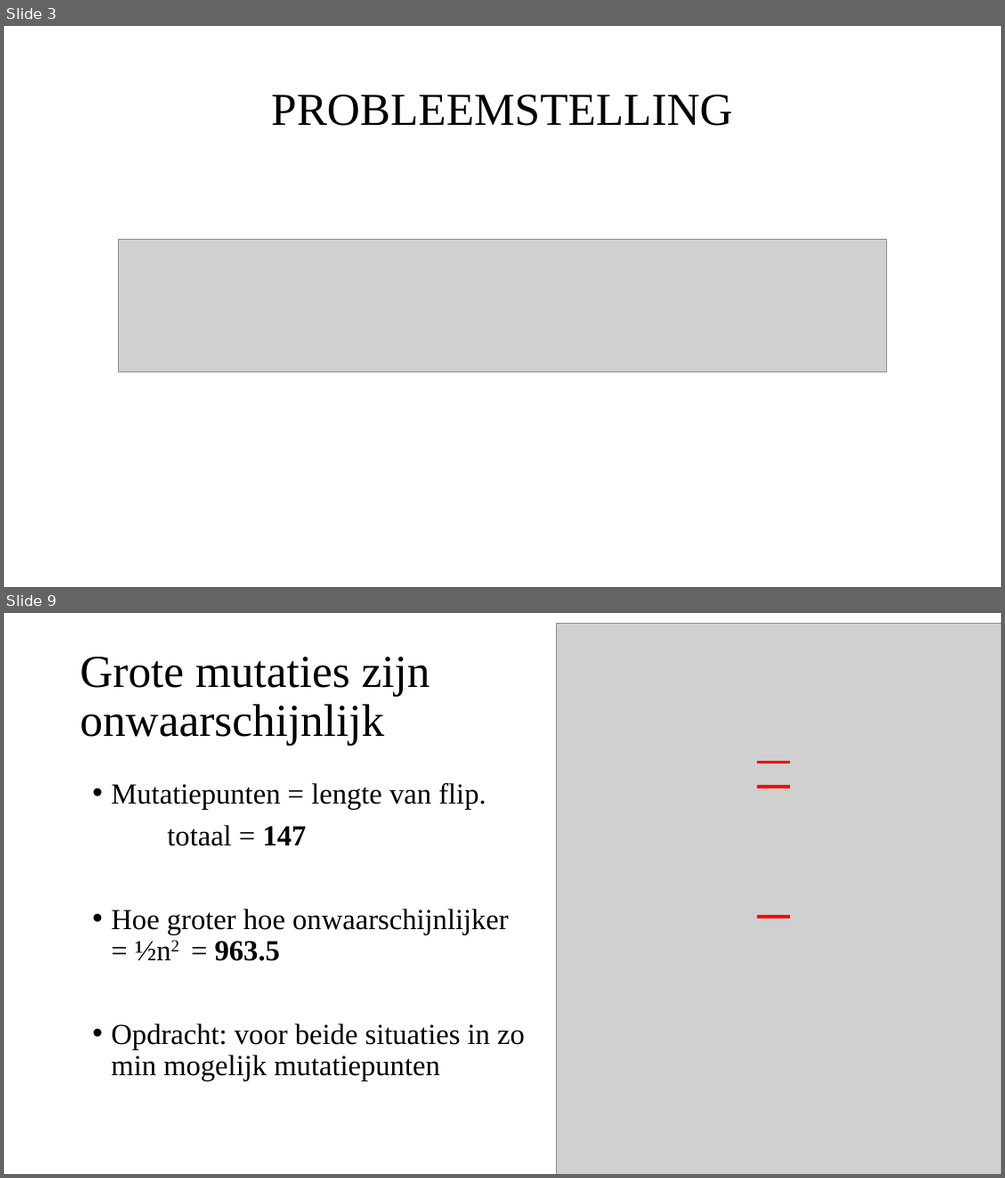
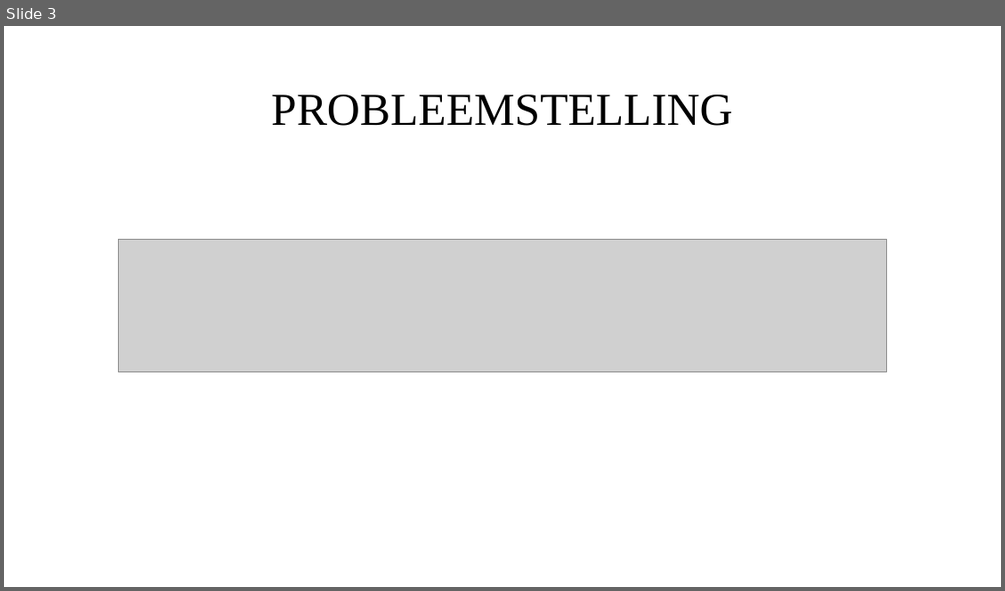
Before and after one commit to Leanderrr/fruitvliegen, a slide deck: verslaglegging en presentaties/Powerpont 1.pptx. Shown one above the other, each under a label of ours: slides 3 and 9 before the commit, slide 3 after it; the slides between them are not shown. The pictures are 1005x1178 and 1005x591 pixels, drawn with LibreOffice and Linux fonts; fonts in the diff are those of the drawing; grey boxes stand for pictures. Boxes give left, top, right and bottom in pixels: in the first picture for what was removed or moved away, otherwise in the second. Text is boxed around its words. In the diff, an @@ line names an element or a change of style, - is before the commit and + after.

```diff
--- a/verslaglegging en presentaties/Powerpont 1.pptx
+++ b/verslaglegging en presentaties/Powerpont 1.pptx
@@ slide 9 removed at bbox=[4, 613, 1001, 1174], background #FFFFFF @@
@@ picture removed at bbox=[557, 624, 1001, 1174] @@
@@ title removed at bbox=[80, 657, 430, 746] @@
-Grote mutaties zijn onwaarschijnlijk
@@ line removed from (790, 763) to (757, 763) @@
@@ text removed at bbox=[111, 783, 525, 1080] @@
-• Mutatiepunten = lengte van flip.
-totaal = 147
-• Hoe groter hoe onwaarschijnlijker = ½n2 = 963.5
-• Opdracht: voor beide situaties in zo min mogelijk mutatiepunten
@@ line removed from (790, 787) to (757, 787) @@
@@ line removed from (790, 916) to (757, 916) @@
```
Also in this commit, not shown: 5 slides changed, 5 slides added, 2 other slides removed, 1 other file.
